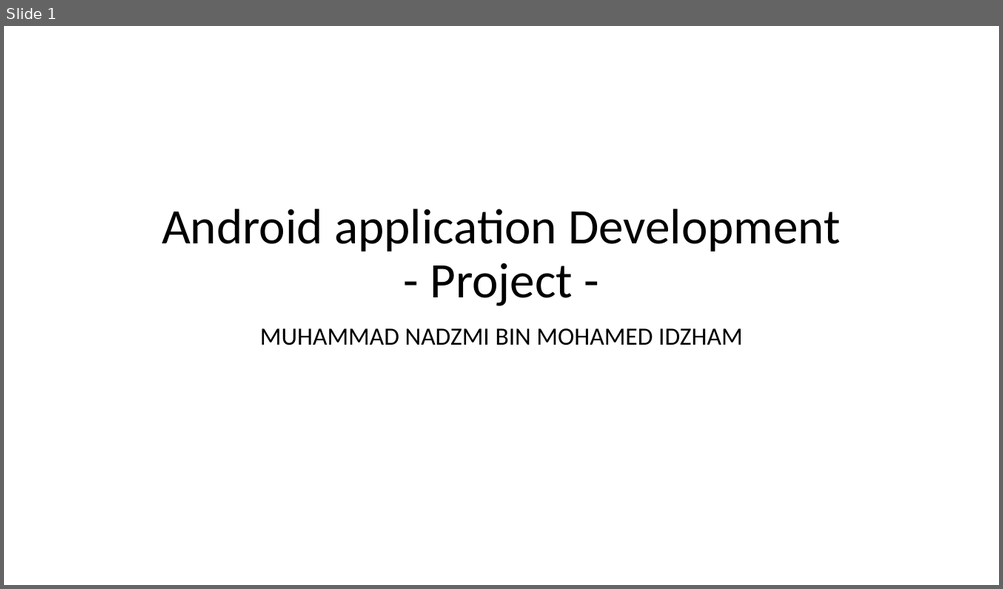
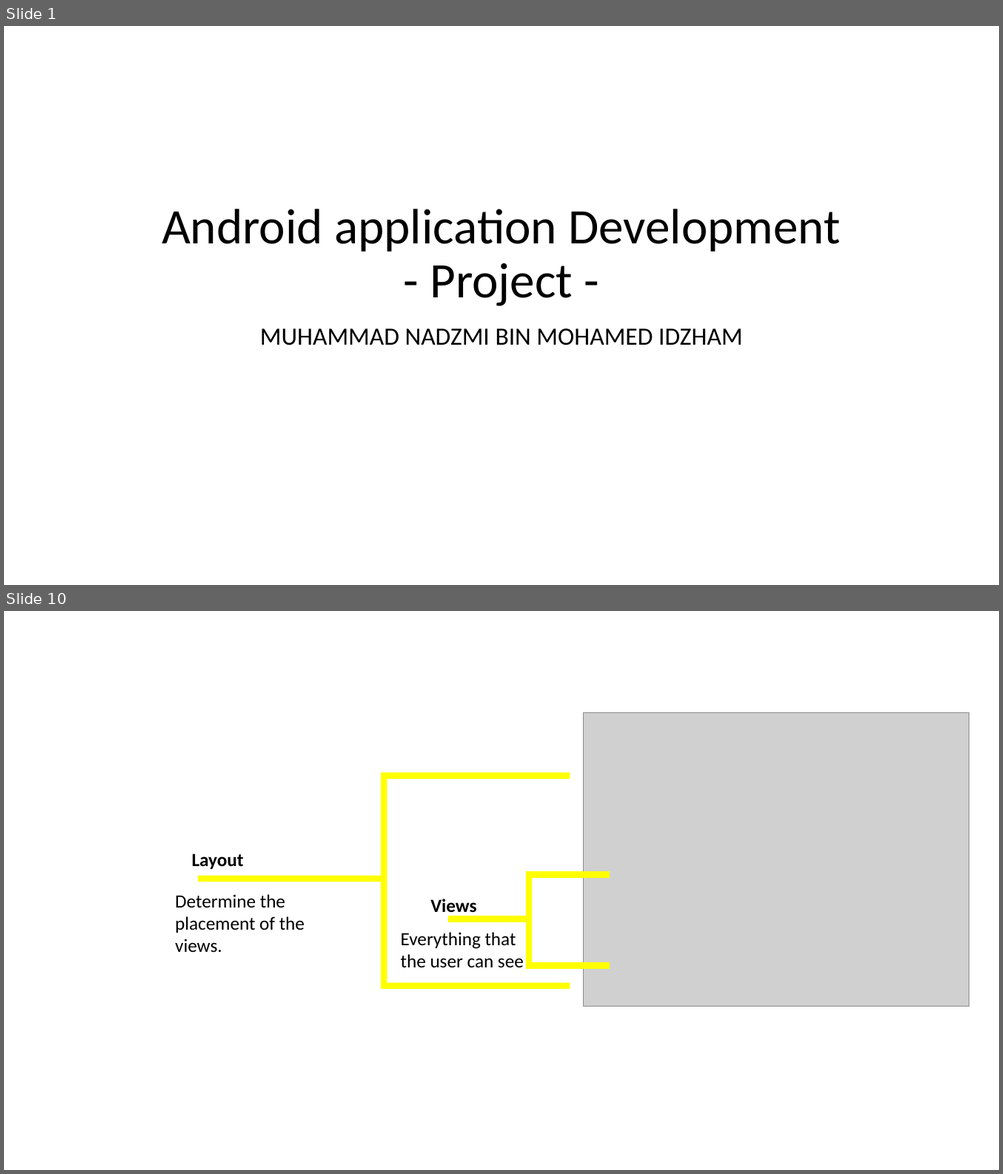
Before and after one commit to Nadzmi-Freelance/Android-Training, a slide deck: presentation/project.pptx. Shown one above the other, each under a label of ours: slide 1 before the commit, slides 1 and 10 after it; the slides between them are not shown. The pictures are 1003x589 and 1003x1174 pixels, drawn with LibreOffice and Linux fonts; fonts in the diff are those of the drawing; grey boxes stand for pictures. Boxes give left, top, right and bottom in pixels: in the first picture for what was removed or moved away, otherwise in the second. Text is boxed around its words. In the diff, an @@ line names an element or a change of style, - is before the commit and + after.

```diff
--- a/presentation/project.pptx
+++ b/presentation/project.pptx
@@ slide 10 added at (4, 611, 999, 1170), background #FFFFFF @@
@@ group added at (192, 712, 969, 1006): 2 left braces, 2 texts, 1 picture @@
+Views
+Layout
@@ text added at (175, 894, 304, 953), 18 pt, text #000000 @@
+Determine the placement of the views.
@@ text added at (401, 932, 523, 968), 18 pt, text #000000 @@
+Everything that the user can see
```
Also in this commit, not shown: 2 slides changed, 22 other slides added, 4 slides removed, 3 other files.
